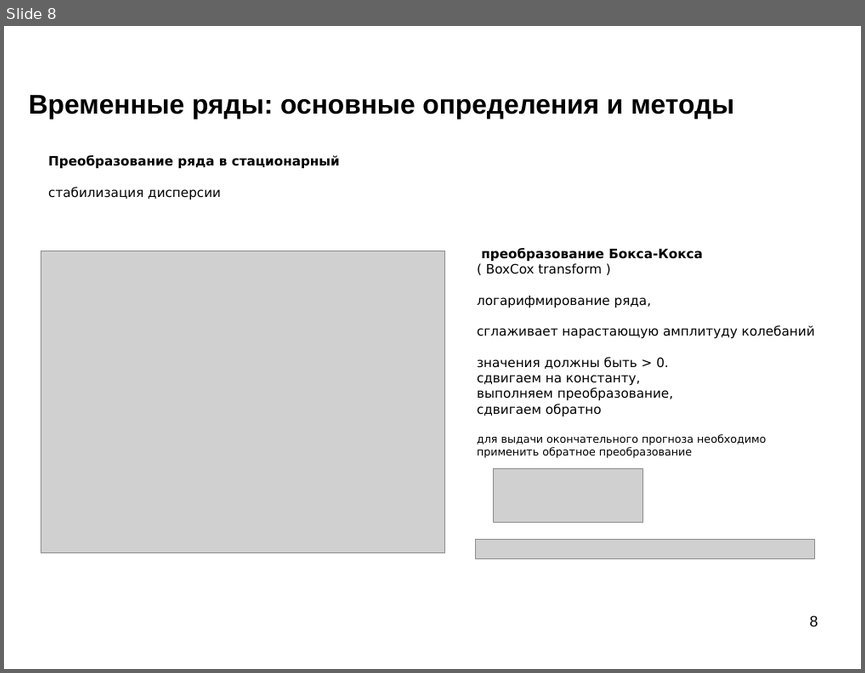
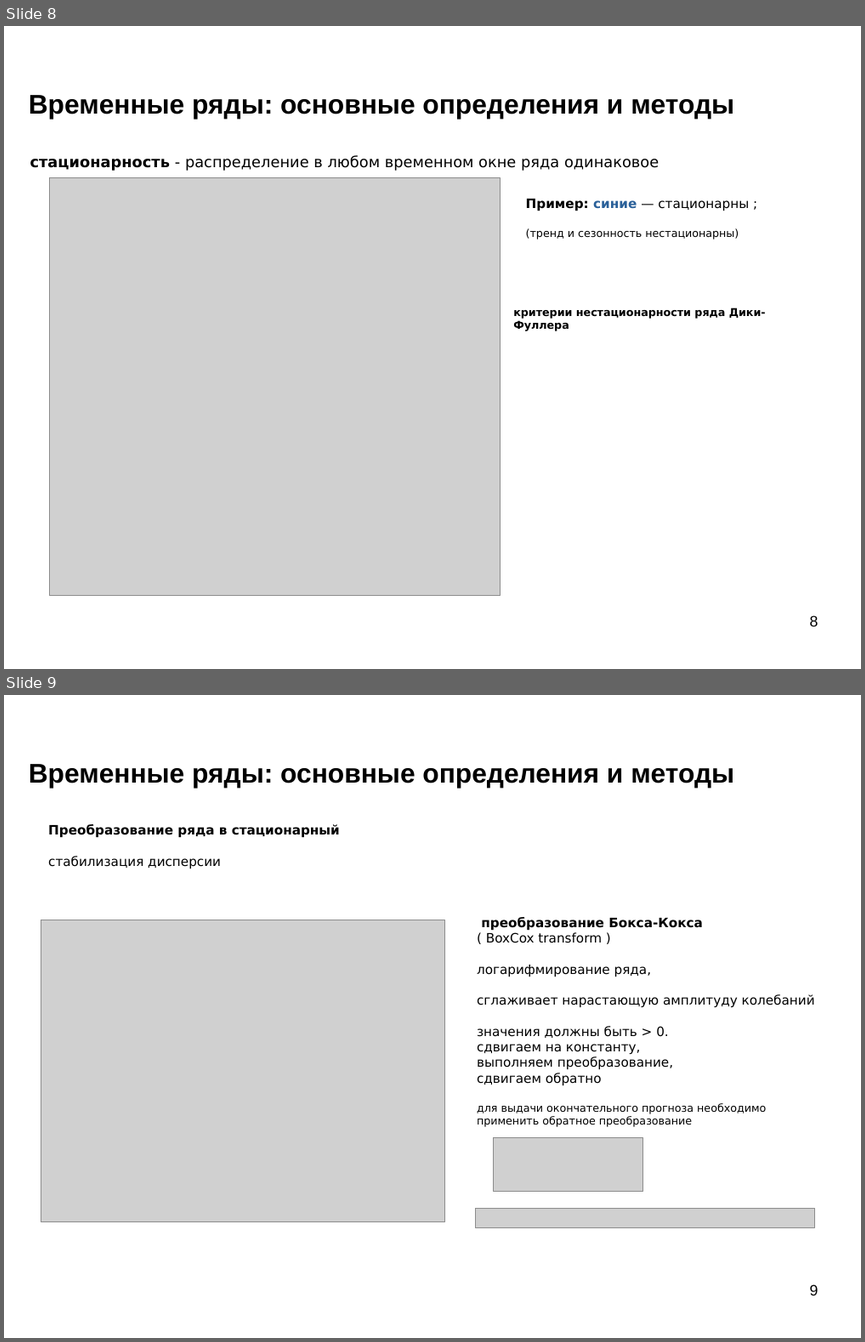
Before and after one commit to mechanoid5/ml_lectorium_2024_I, a slide deck: 22-time-series.odp. Shown one above the other, each under a label of ours: slide 8 before the commit, slides 8 and 9 after it. The pictures are 865x673 and 865x1342 pixels, drawn with LibreOffice and Linux fonts; fonts in the diff are those of the drawing; grey boxes stand for pictures; background and template pictures are left out. Boxes give left, top, right and bottom in pixels: in the first picture for what was removed or moved away, otherwise in the second. Text is boxed around its words. In the diff, an @@ line names an element or a change of style, - is before the commit and + after.

```diff
--- a/22-time-series.odp
+++ b/22-time-series.odp
@@ slide 8 added at bbox=[4, 26, 861, 669], background picture (left out) @@
@@ title added at bbox=[29, 95, 734, 119], 25 pt, text #000000, bold @@
+Временные ряды: основные определения и методы
@@ text added at bbox=[30, 155, 658, 170], 14 pt, text #000000 @@
+стационарность - распределение в любом временном окне ряда одинаковое
@@ picture added at bbox=[50, 178, 500, 596] @@
@@ text added at bbox=[526, 199, 749, 239], 10 pt, text #000000 @@
+Пример: синие — стационарны ;
+(тренд и сезонность нестационарны)
@@ text added at bbox=[513, 307, 766, 331], 10 pt, text #000000, bold @@
+критерии нестационарности ряда Дики-Фуллера
@@ page number added at bbox=[810, 615, 818, 626], 14 pt, text #000000 @@
+8
@@ what was slide 8 is now slide 9 @@
@@ page number at bbox=[810, 1284, 818, 1295]: text changed @@
-8
+9
```
Also in this commit, not shown: 5 slides changed, 6 other files.
